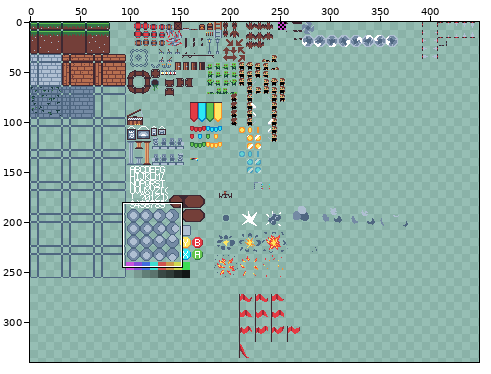
A sprite sheet gets an edit: src/res/textures/textures_unpacked.png. Above: a wide view before the commit, with the close-up outlined.
Close-up. Before:
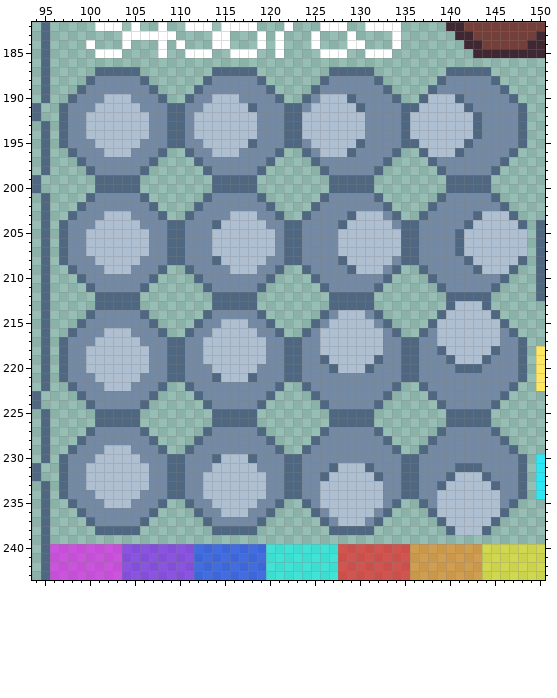
The file is 512x512 pixels. Pixels under 10% opacity are left out. Shown: x 94..150, y 182..243. The wide view leaves out empty margins. The commit also changed other parts of the picture, which this record leaves out.
New version:
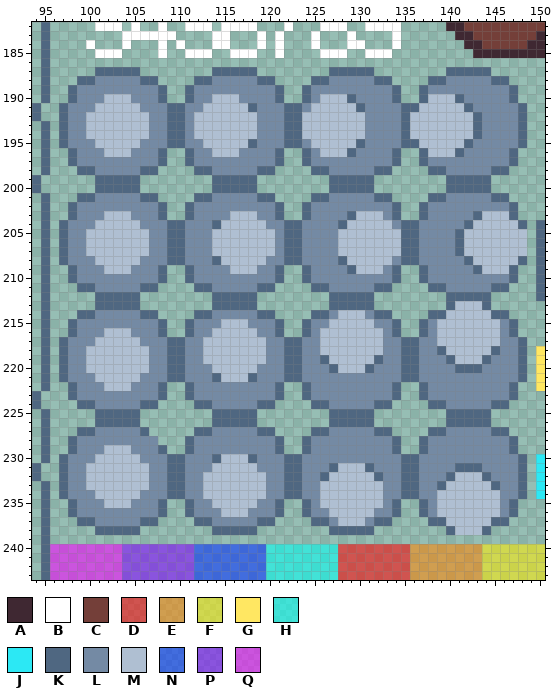
Palette (. is transparent): A #3f2832  B #ffffff  C #743f39  D #ff00008e  E #ff84008e  F #ffed008e  G #ffe762  H #00fff28e  J #2ce8f4  K #4f6781  L #748aa4  M #afbfd2  N #002cff8e  P #8000ff8e  Q #f600ff8e
The edit:
y 188: x 99 . -> K; x 107 . -> K; x 112 . -> K; x 120 . -> K; x 125 . -> K; x 133 . -> K; x 138 . -> K; x 146 . -> K
y 189: x 98..99 .K -> KL; x 107..108 K. -> LK; x 111..112 .K -> KL; x 120..121 K. -> LK; x 124..125 .K -> KL; x 133..134 K. -> LK; x 137..138 .K -> KL; x 146..147 K. -> LK
y 197: x 98..99 .K -> KL; x 107..108 K. -> LK; x 111..112 .K -> KL; x 120..121 K. -> LK; x 124..125 .K -> KL; x 133..134 K. -> LK; x 137..138 .K -> KL; x 146..147 K. -> LK
y 198: x 99 . -> K; x 107 . -> K; x 112 . -> K; x 120 . -> K; x 125 . -> K; x 133 . -> K; x 138 . -> K; x 146 . -> K
y 201: x 99 . -> K; x 107 . -> K; x 112 . -> K; x 120 . -> K; x 125 . -> K; x 133 . -> K; x 138 . -> K; x 146 . -> K
y 202: x 98..99 .K -> KL; x 107..108 K. -> LK; x 111..112 .K -> KL; x 120..121 K. -> LK; x 124..125 .K -> KL; x 133..134 K. -> LK; x 137..138 .K -> KL; x 146..147 K. -> LK
y 210: x 98..99 .K -> KL; x 107..108 K. -> LK; x 111..112 .K -> KL; x 120..121 K. -> LK; x 124..125 .K -> KL; x 133..134 K. -> LK; x 137..138 .K -> KL; x 146..147 K. -> LK
y 211: x 99 . -> K; x 107 . -> K; x 112 . -> K; x 120 . -> K; x 125 . -> K; x 133 . -> K; x 138 . -> K; x 146 . -> K
y 214: x 99 . -> K; x 107 . -> K; x 112 . -> K; x 120 . -> K; x 125 . -> K; x 133 . -> K; x 138 . -> K; x 146 . -> K
y 215: x 98..99 .K -> KL; x 107..108 K. -> LK; x 111..112 .K -> KL; x 120..121 K. -> LK; x 124..125 .K -> KL; x 133..134 K. -> LK; x 137..138 .K -> KL; x 146..147 K. -> LK
y 223: x 98..99 .K -> KL; x 107..108 K. -> LK; x 111..112 .K -> KL; x 120..121 K. -> LK; x 124..125 .K -> KL; x 133..134 K. -> LK; x 137..138 .K -> KL; x 146..147 K. -> LK
y 224: x 99 . -> K; x 107 . -> K; x 112 . -> K; x 120 . -> K; x 125 . -> K; x 133 . -> K; x 138 . -> K; x 146 . -> K
y 227: x 99 . -> K; x 112 . -> K; x 120 . -> K; x 125 . -> K; x 133 . -> K; x 138 . -> K; x 146 . -> K
y 228: x 98..99 .K -> KL; x 107 K -> L; x 111..112 .K -> KL; x 120..121 K. -> LK; x 124..125 .K -> KL; x 133..134 K. -> LK; x 137..138 .K -> KL; x 146..147 K. -> LK
y 236: x 98..99 .K -> KL; x 107..108 K. -> LK; x 111..112 .K -> KL; x 120..121 K. -> LK; x 124..125 .K -> KL; x 133..134 K. -> LK; x 137..138 .K -> KL; x 146..147 K. -> LK
y 237: x 99 . -> K; x 107 . -> K; x 112 . -> K; x 120 . -> K; x 125 . -> K; x 133 . -> K; x 138 . -> K; x 146 . -> K
